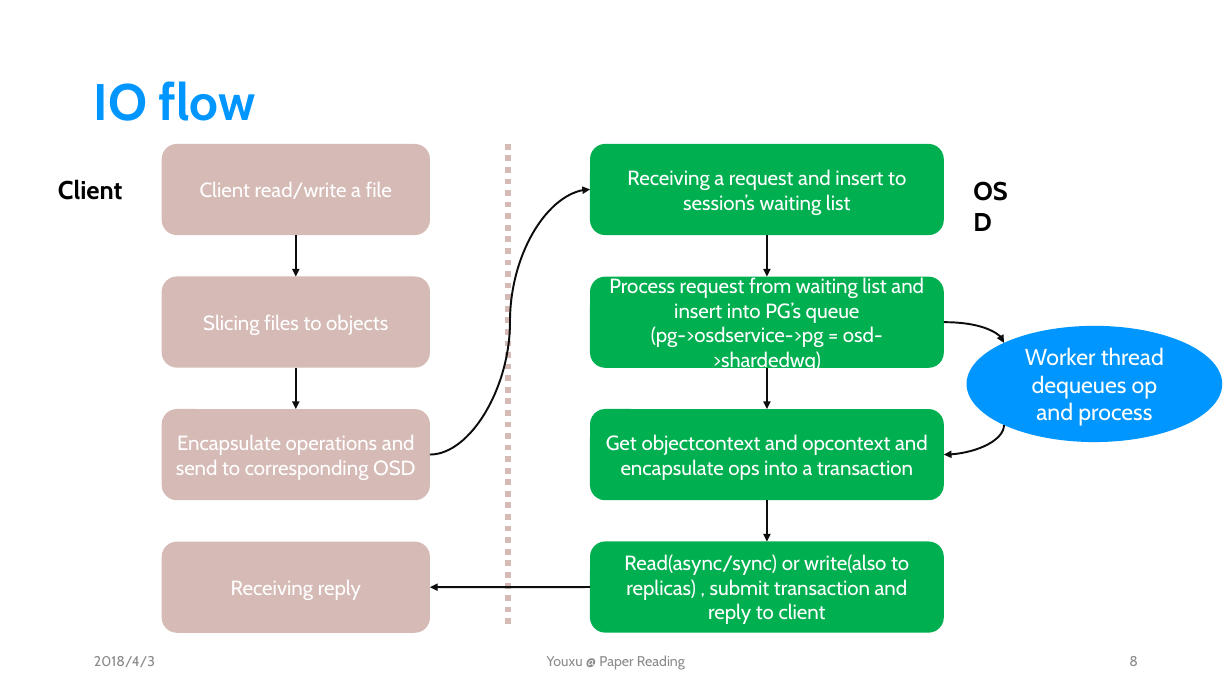
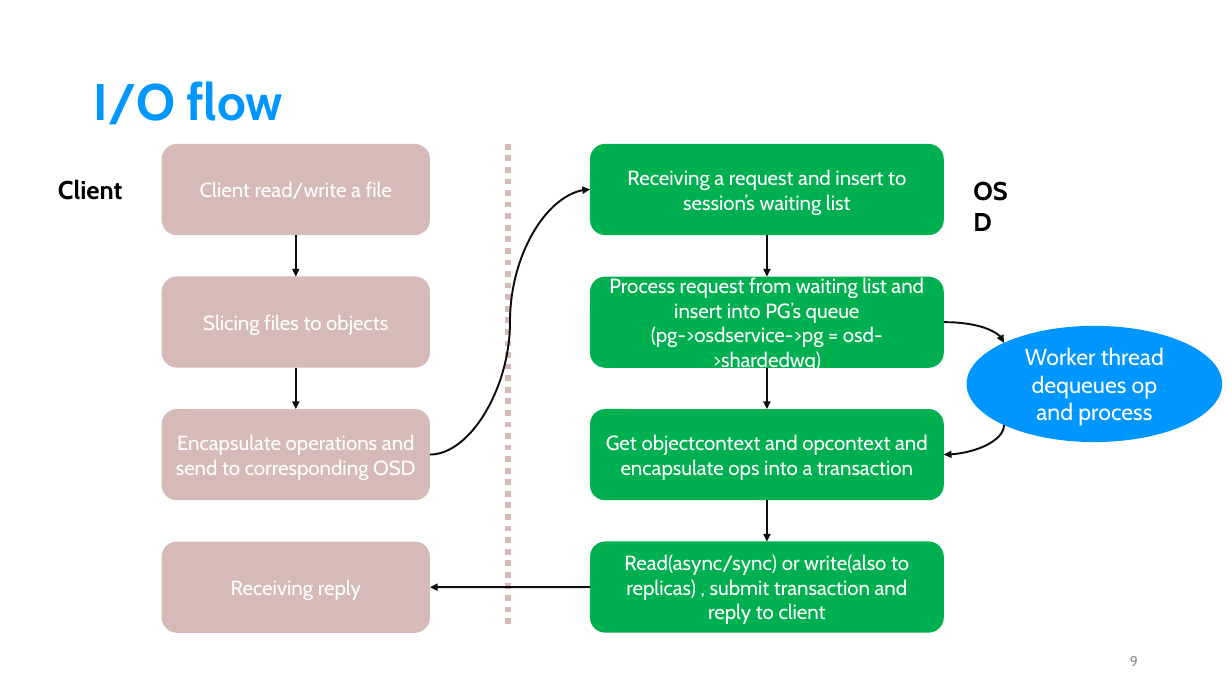
Before and after one commit to Youxu-Chen/Document-Ceph, a slide deck: slide 9 of RADOS.pptx (slide 8 before the commit). Drawn at 1232x693 pixels with LibreOffice and Linux fonts; fonts in the diff are those of the drawing. Boxes give left, top, right and bottom in pixels: in the first picture for what was removed or moved away, otherwise in the second. Text is boxed around its words. In the diff, an @@ line names an element or a change of style, - is before the commit and + after.

```diff
--- a/RADOS.pptx
+++ b/RADOS.pptx
@@ title at (x1=94, y1=81, x2=283, y2=125): text changed @@
-IO flow
+I/O flow
@@ text removed at (x1=94, y1=656, x2=155, y2=667) @@
-2018/4/3
@@ text removed at (x1=547, y1=655, x2=685, y2=670) @@
-Youxu @ Paper Reading
@@ page number at (x1=1130, y1=656, x2=1138, y2=666): text changed @@
-8
+9
```
Also in this commit, not shown: 5 other slides changed, 13 slides added, 2 slides removed, 1 other file.
